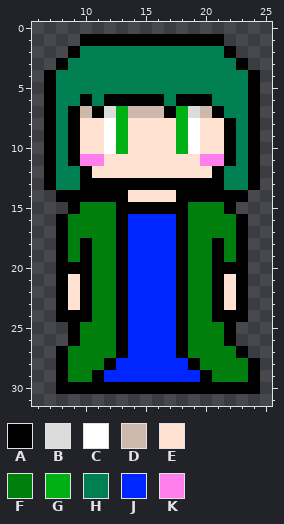
Two states of a pixel-art sprite, serruria.png. This is how it looked before the edit.
The file is 32x32 pixels. Shown: x 6..25, y 0..31.
Palette (. is transparent): A #000000  B #dbdbdb  C #ffffff  D #ceb7ab  E #ffe2d1  F #007f0e  G #00af14  H #007f52  J #0026ff  K #ff7fed
Pixels before, first column x 7:
 1 ...AAAAAAAAAAAA...
 2 ..AHHHHHHHHHHHHA..
 3 .AHHHHHHHHHHHHHHA.
 4 AHHHHHHHHHHHHHHHHA
 5 AHHHHHHHHHHHHHHHHA
 6 AHHAHAAAAAHAAAHHHA
 7 AHADABGDDDAGBDAHHA
 8 AHAEECGEEEEGCEEAHA
 9 AHAEECGEEEEGCEEAHA
10 AHAEECGEEEEGCEEAHA
11 AHAKKEEEEEEEEKKAHA
12 AHHAEEEEEEEEEEAHHA
13 AHHAAAAAAAAAAAAHHA
14 .AAAAAAEEEEAAAAAA.
15 ..AFFFAAAAAAFFFA..
16 .AFFFFAJJJJAFFFFA.
17 .AFFFFAJJJJAFFFFA.
18 .AFAFFAJJJJAFFAFA.
19 .AFAFFAJJJJAFFAFA.
20 .AAAFFAJJJJAFFAAA.
21 .AEAFFAJJJJAFFAEA.
22 .AEAFFAJJJJAFFAEA.
23 .AEAFFAJJJJAFFAEA.
24 .AAAFFAJJJJAFFAAA.
25 ..AFFFAJJJJAFFFA..
26 ..AFFFAJJJJAFFFA..
27 .AFFFFAJJJJAFFFFA.
28 .AFFFAJJJJJJAFFFFA
29 .AFFAJJJJJJJJAFFFA
30 .AAAAAAAAAAAAAAAAA
After:
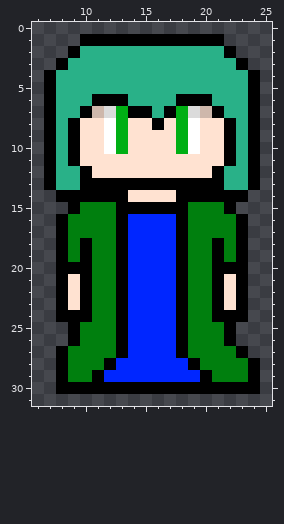
Edits made:
Colour H changes from #007f52 to #29b188.
Colour A replaces colour D in row 7 at x 10 and 14 to 15.
Colour A replaces colour E in row 8 at x 16.
Colour A replaces colour H in row 6 at x 11.
Colour D replaces colour A in row 7 at x 11.
Colour E replaces colour K in row 11 at x 10 to 11 and 20 to 21.
Colour H replaces colour A in row 6 at x 10 and 14 to 16; in row 7 at x 9.
Colour H replaces colour D in row 7 at x 16.
